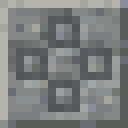
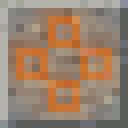
Revision of a layered (128, 128) image; what changed, layer by layer:
added layer "Layer 2 copy 4" (overlay, 75%) above "Layer 2 copy 3" over (16, 16, 112, 112)
hid "Layer 2 copy" over (16, 16, 112, 112)
